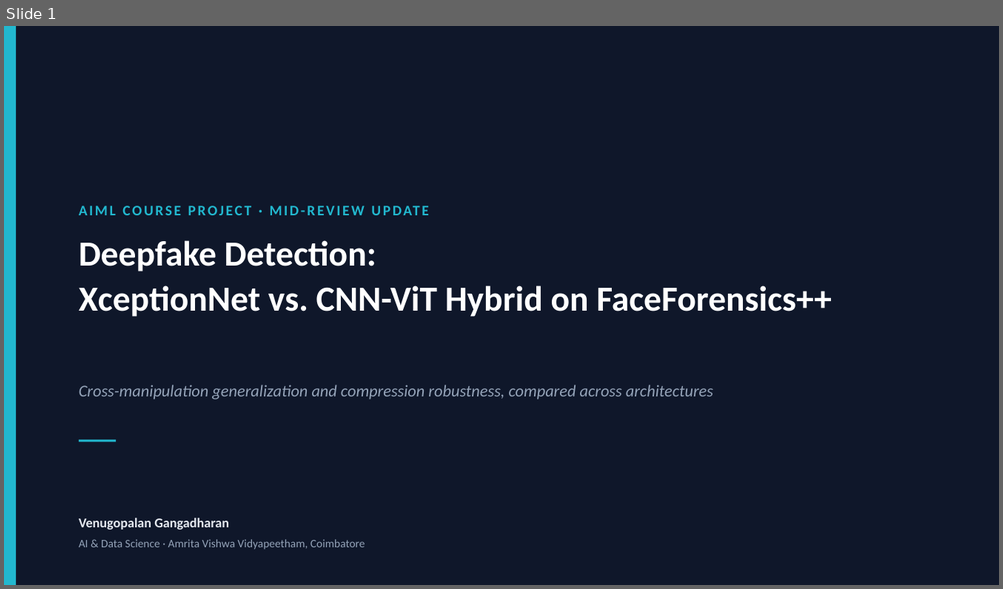
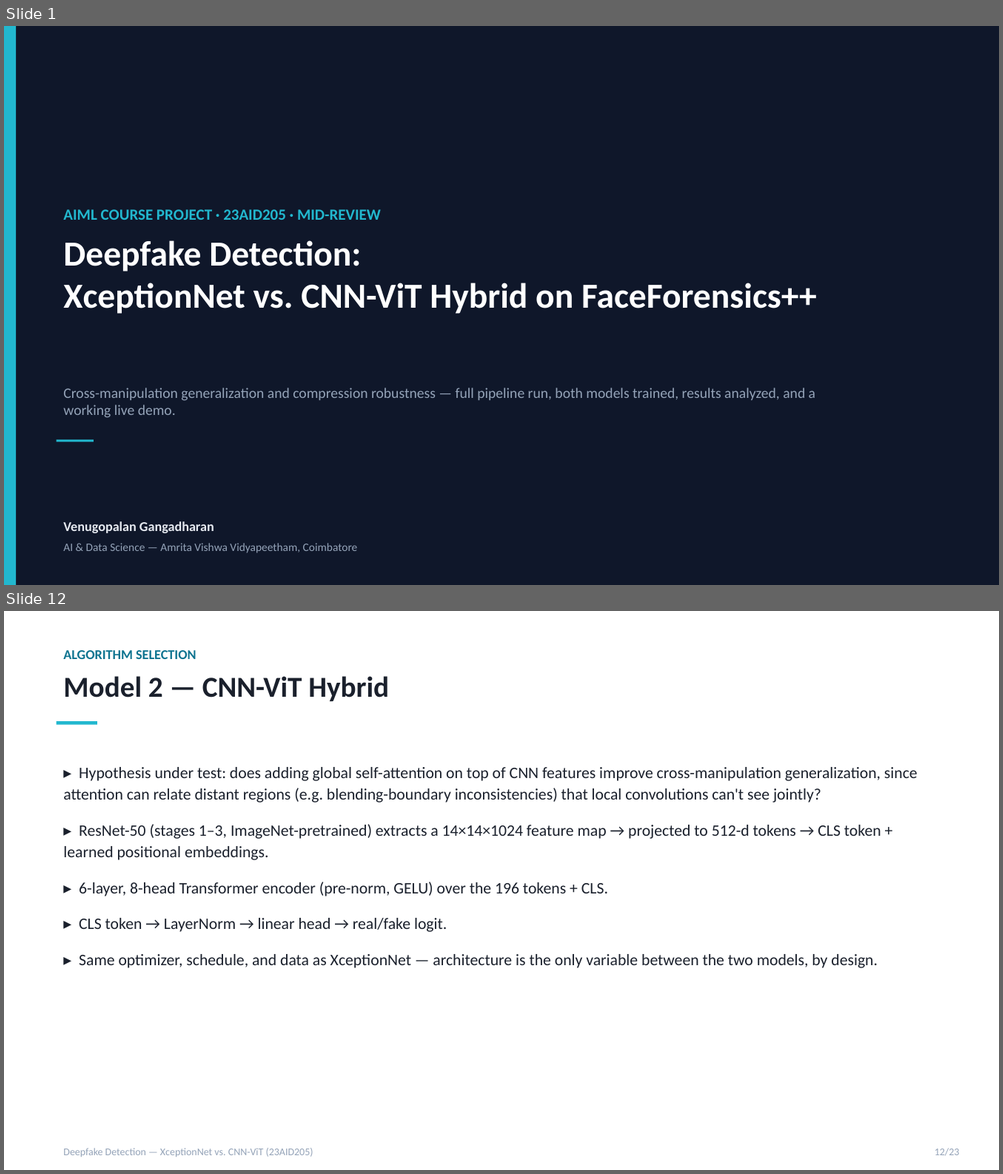
Before and after one commit to DUNE-ODYSSEY/deepfake-detection, a slide deck: docs/mid_review_update.pptx. Shown one above the other, each under a label of ours: slide 1 before the commit, slides 1 and 12 after it; the slides between them are not shown. The pictures are 1003x589 and 1003x1174 pixels, drawn with LibreOffice and Linux fonts; fonts in the diff are those of the drawing. Boxes give left, top, right and bottom in pixels: in the first picture for what was removed or moved away, otherwise in the second. Text is boxed around its words. In the diff, an @@ line names an element or a change of style, - is before the commit and + after.

```diff
--- a/docs/mid_review_update.pptx
+++ b/docs/mid_review_update.pptx
@@ slide 12 added at (x1=4, y1=611, x2=999, y2=1170), background #FFFFFF @@
@@ text added at (x1=63, y1=650, x2=196, y2=659), 13 pt, text #0E7490, bold @@
+ALGORITHM SELECTION
@@ text added at (x1=63, y1=676, x2=389, y2=701), 28 pt, text #1A202C, bold @@
+Model 2 — CNN-ViT Hybrid
@@ rectangle added at (x1=57, y1=721, x2=97, y2=724), fill #22B8CF @@
@@ text added at (x1=63, y1=767, x2=917, y2=968), 15.5 pt, text #1A202C @@
+▸ Hypothesis under test: does adding global self-attention on top of CNN features improve cross-manipulation generalization, since attention can relate distant regions (e.g. blending-boundary inconsistencies) that local convolutions can't see jointly?
+▸ ResNet-50 (stages 1–3, ImageNet-pretrained) extracts a 14×14×1024 feature map → projected to 512-d tokens → CLS token + learned positional embeddings.
+▸ 6-layer, 8-head Transformer encoder (pre-norm, GELU) over the 196 tokens + CLS.
+▸ CLS token → LayerNorm → linear head → real/fake logit.
+▸ Same optimizer, schedule, and data as XceptionNet — architecture is the only variable between the two models, by design.
@@ text added at (x1=63, y1=1148, x2=313, y2=1157), 10 pt, text #94A3B8 @@
+Deepfake Detection — XceptionNet vs. CNN-ViT (23AID205)
@@ text added at (x1=934, y1=1148, x2=959, y2=1156), 10 pt, text #94A3B8 @@
+12/23
@@ slide 1 changed as well @@
@@ text at (x1=63, y1=210, x2=381, y2=220): text changed; size 14 to 15 pt @@
-AIML COURSE PROJECT · MID-REVIEW UPDATE
+AIML COURSE PROJECT · 23AID205 · MID-REVIEW
@@ text "Deepfake Detection:" at (x1=63, y1=241, x2=817, y2=314): line spacing 1.08 to 1 @@
@@ text at (x1=63, y1=388, x2=815, y2=418): text changed; size 16 to 14 pt; italic off @@
-Cross-manipulation generalization and compression robustness, compared across architectures
+Cross-manipulation generalization and compression robustness — full pipeline run, both models trained, results analyzed, and a working live demo.
@@ 2 texts, 1 rectangle moved together from (x1=79, y1=241, x2=831, y2=530) to (x1=57, y1=241, x2=817, y2=534) @@
@@ text at (x1=63, y1=543, x2=358, y2=554): text changed @@
-AI & Data Science · Amrita Vishwa Vidyapeetham, Coimbatore
+AI & Data Science — Amrita Vishwa Vidyapeetham, Coimbatore
```
Also in this commit, not shown: 1 other slide changed, 20 other slides added, 7 slides removed, 1 other file.
